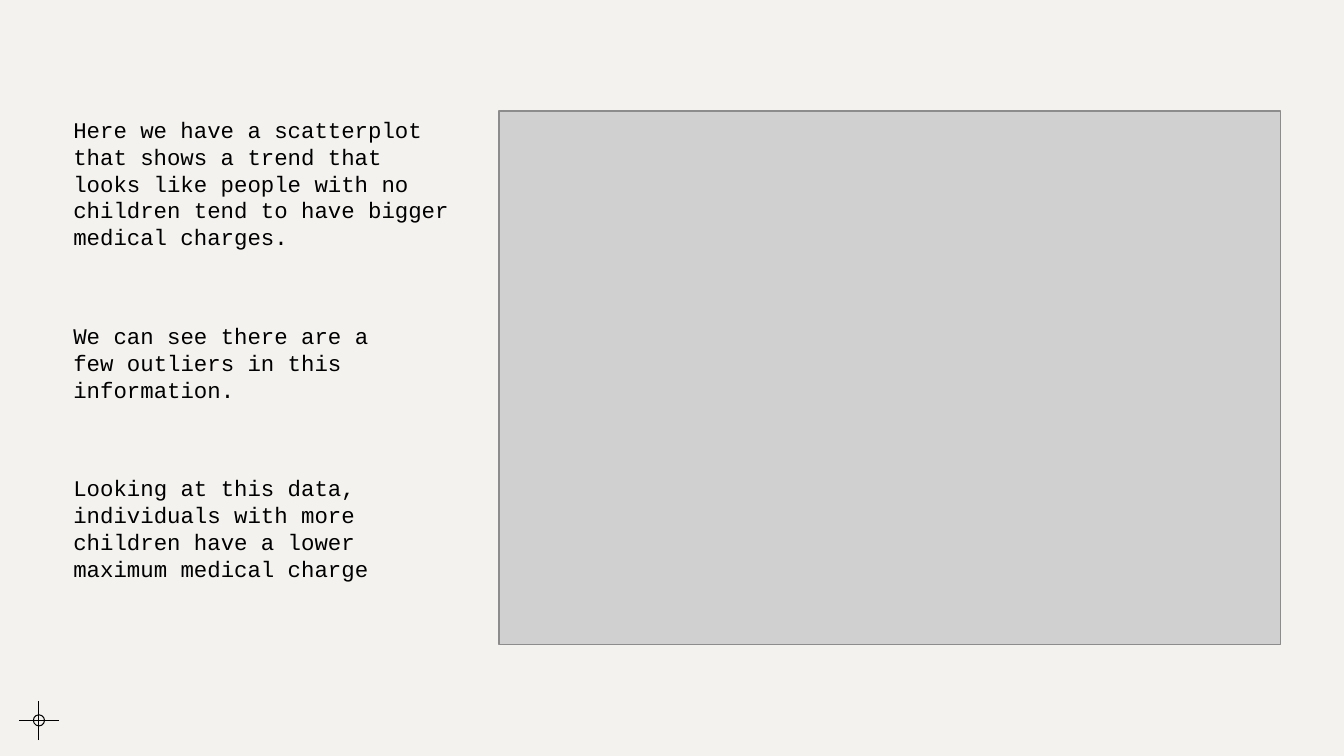
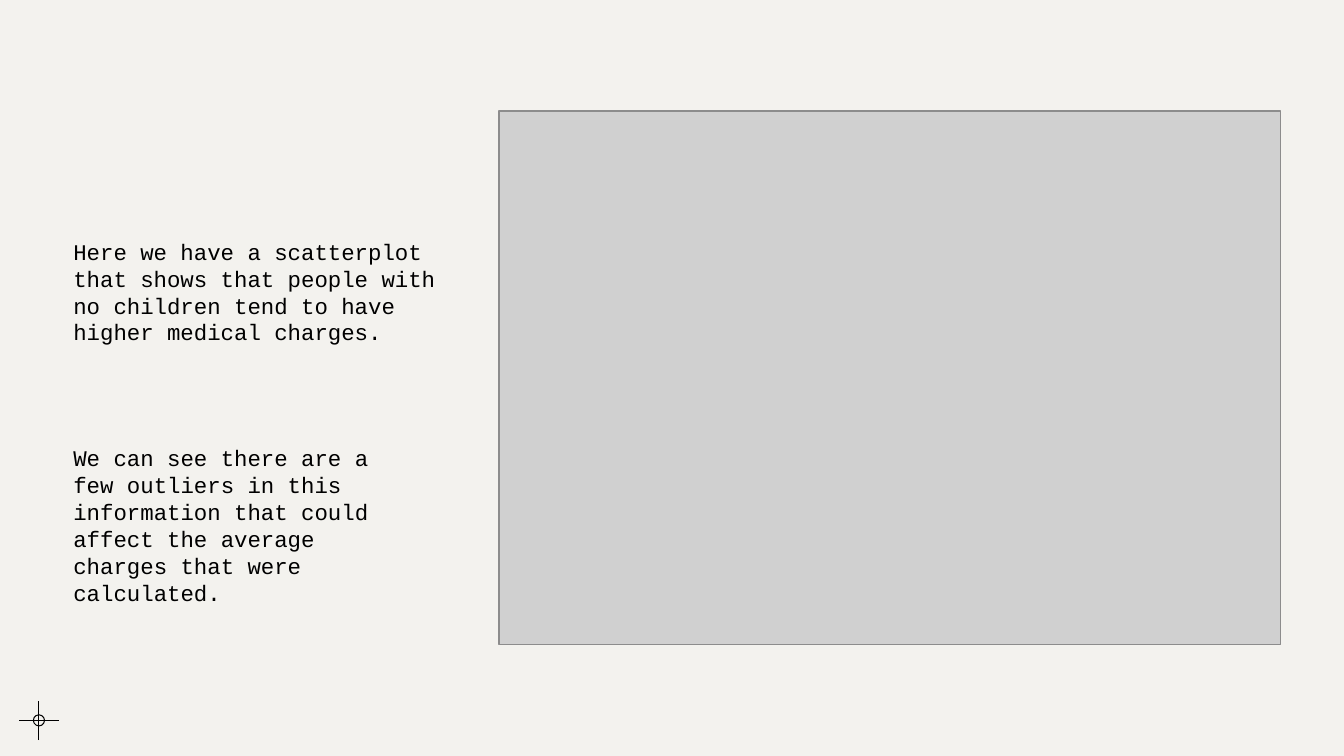
Before and after one commit to jaimelangenfeld/project1, a slide deck: slide 11 of Medical Cost After Insurance.pptx (slide 10 before the commit). Drawn at 1344x756 pixels with LibreOffice and Linux fonts; fonts in the diff are those of the drawing; grey boxes stand for pictures. Boxes give left, top, right and bottom in pixels: in the first picture for what was removed or moved away, otherwise in the second. Text is boxed around its words. In the diff, an @@ line names an element or a change of style, - is before the commit and + after.

```diff
--- a/Medical Cost After Insurance.pptx
+++ b/Medical Cost After Insurance.pptx
@@ text at (73,244,436,345): text changed @@
-Here we have a scatterplot that shows a trend that looks like people with no children tend to have bigger medical charges.
+Here we have a scatterplot that shows that people with no children tend to have higher medical charges.
@@ text at (73,450,368,579): text changed @@
-We can see there are a few outliers in this information.
+We can see there are a few outliers in this information that could affect the average charges that were calculated.
@@ text removed at (73,480,368,582) @@
-Looking at this data, individuals with more children have a lower maximum medical charge
```
Also in this commit, not shown: 2 other slides changed, 1 slide added, 1 other file.
